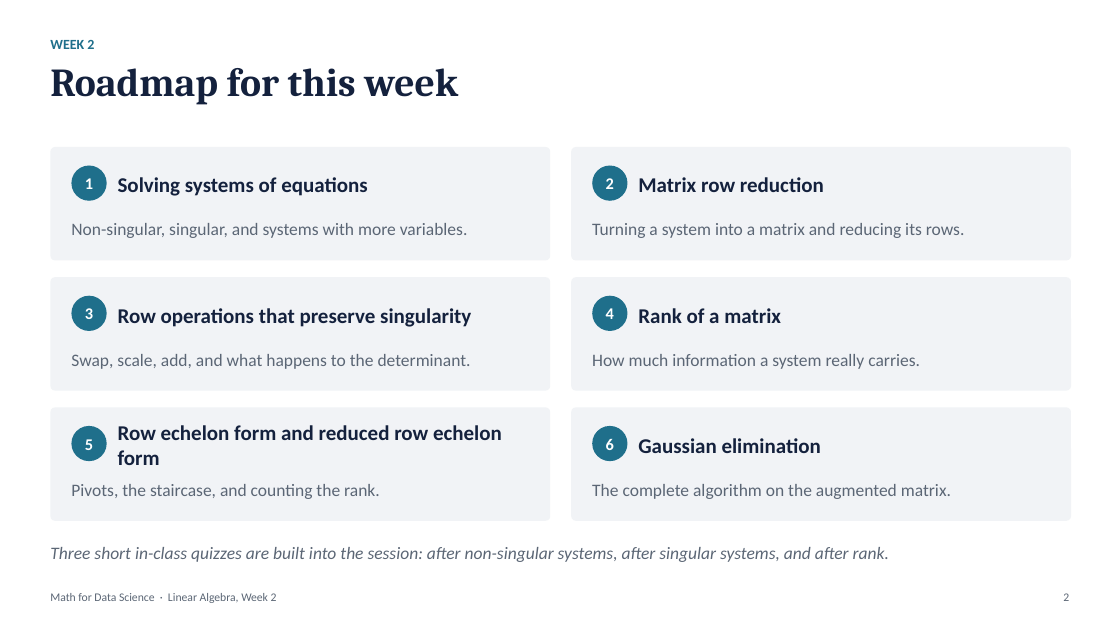
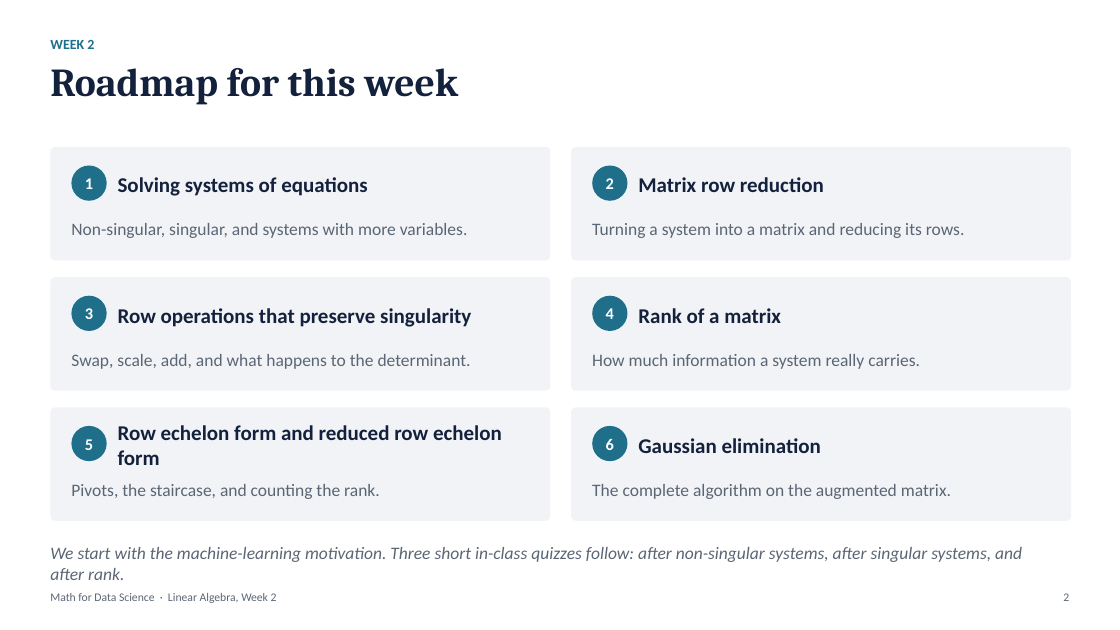
Before and after one commit to Singati2/Data-Science-class-LInear-algebra-Part-2-, a slide deck: slide 2 of Linear_Algebra_Week2_Slides.pptx. Drawn at 1120x630 pixels with LibreOffice and Linux fonts; fonts in the diff are those of the drawing. Boxes give left, top, right and bottom in pixels: in the first picture for what was removed or moved away, otherwise in the second. Text is boxed around its words. In the diff, an @@ line names an element or a change of style, - is before the commit and + after.

```diff
--- a/Linear_Algebra_Week2_Slides.pptx
+++ b/Linear_Algebra_Week2_Slides.pptx
@@ text at <box>50,547,1022,580</box>: text changed @@
-Three short in-class quizzes are built into the session: after non-singular systems, after singular systems, and after rank.
+We start with the machine-learning motivation. Three short in-class quizzes follow: after non-singular systems, after singular systems, and after rank.
```
Also in this commit, not shown: 51 other slides changed, 4 slides added, 4 other files.
